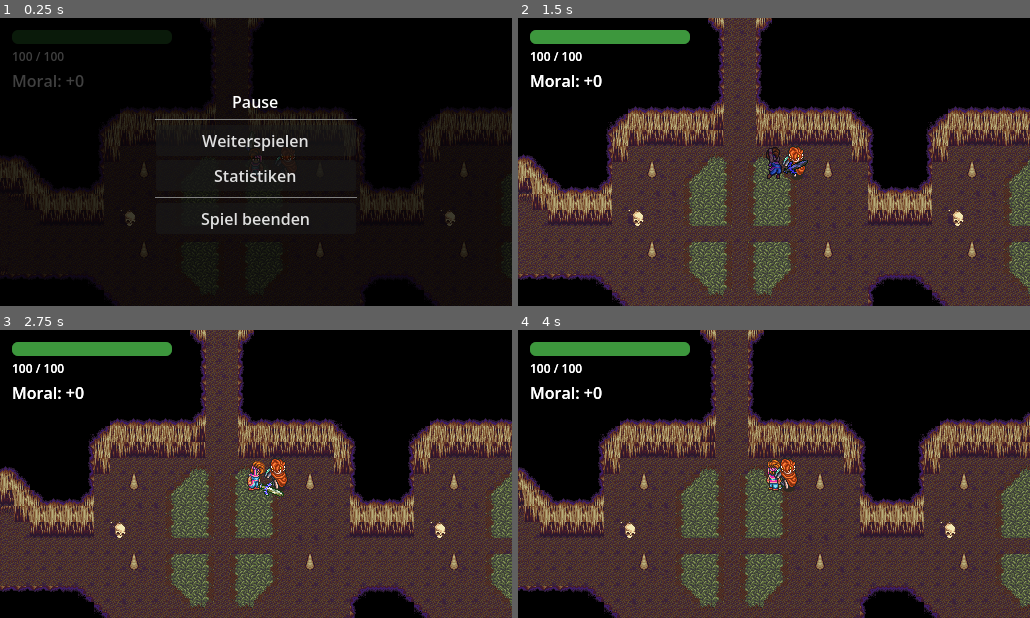
Above: before the commit, frames 1-4 (two rows, left to right).
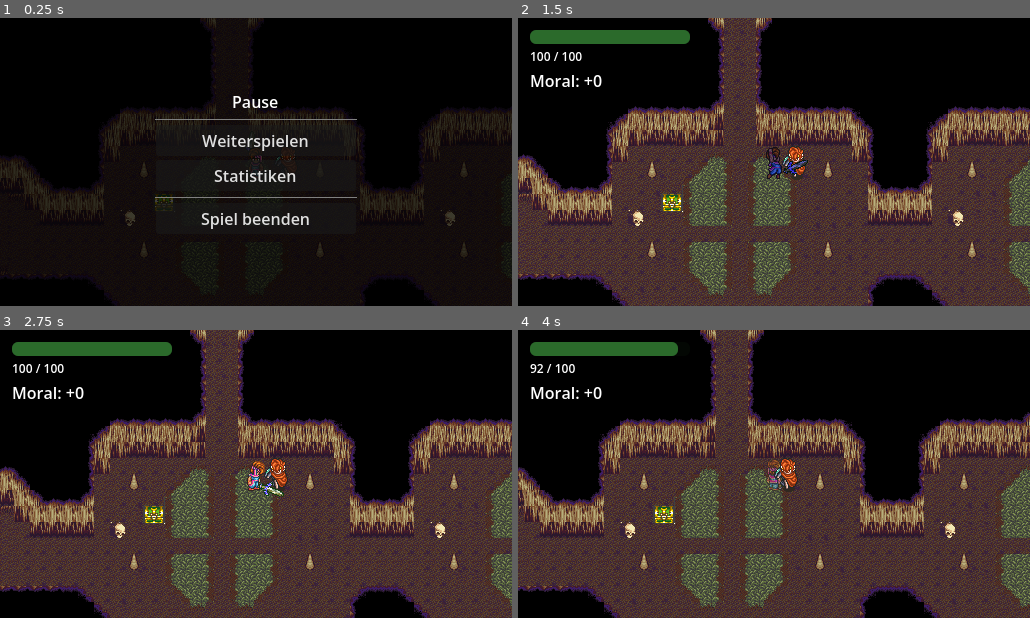
Above: after the commit, the same moments.

Repository: SpicyIcy1/Roguelike-Game
Game: Godot game, scene res://scenes/Main.tscn
Two runs of this game, one before a commit and one after it. Both use one fixed random seed, a clock stepped at 60 frames per second and the inputs below.
Inputs (mouse positions are in pixels of both pictures, inside the frame that each line leads up to):
- Up to frame 1 (0.25 s): no input
- Up to frame 2 (1.5 s): click "Weiterspielen" at 0.5 s; move the mouse to (886, 147) at 1.27 s; hold Right (ui_right) from 1.28 s (still down); tap Space (attack) at 1.35 s; click (886, 147) at 1.42 s
- Up to frame 3 (2.75 s): release Right (ui_right) at 2 s; tap Enter at 2 s; drag from (153, 488) to (276, 474) at 2.02 s
- Up to frame 4 (4 s): move the mouse to (825, 410) at 2.77 s; hold Right (ui_right) 2.78-3.5 s; tap E (Wurf einer Waffe) at 2.85 s; tap Space (attack) at 3.05 s; drag from (748, 531) to (620, 430) at 3.52 s

The runs differ from the first frame. In frame 1, 1.9% of the frame differs, in the area x 2-34%, y 4-67%; in frame 2, 2.0%; in frame 3, 2.0%; in frame 4, 2.3%, in the area x 2-52%, y 4-68%.

Commit message:
Truhe öffnen

Diff:
--- a/info/scenes/Truhe.tscn
+++ b/info/scenes/Truhe.tscn
@@ -3,10 +3,20 @@
 [ext_resource type="Texture2D" uid="uid://3dxgv7d4r3ht" path="res://assets/SNES_-_Secret_of_Mana_-_Miscellaneous_-_Stone_Trap_Chest.png" id="1_akijo"]
 [ext_resource type="Script" uid="uid://cmn4fpbk4xe21" path="res://scripts/truhe.gd" id="1_hyix3"]
 
-[node name="Truhe" type="Node2D" unique_id=702163131]
+[sub_resource type="RectangleShape2D" id="RectangleShape2D_pyrf1"]
+size = Vector2(20, 22)
+
+[node name="Truhe" type="CharacterBody2D" unique_id=890483686]
+collision_layer = 4
+collision_mask = 3
 script = ExtResource("1_hyix3")
 
 [node name="Sprite2D" type="Sprite2D" parent="." unique_id=869851555]
+position = Vector2(0, -2)
 texture = ExtResource("1_akijo")
 region_enabled = true
-region_rect = Rect2(20, 0, 20, 27)
+region_rect = Rect2(-0.60102844, 0, 21.06649, 27)
+
+[node name="CollisionShape2D" type="CollisionShape2D" parent="." unique_id=205767340]
+position = Vector2(0, 1)
+shape = SubResource("RectangleShape2D_pyrf1")
--- a/info/scenes/dungeon_0.tscn
+++ b/info/scenes/dungeon_0.tscn
@@ -4,6 +4,7 @@
 [ext_resource type="PackedScene" uid="uid://bb1y2i10x1132" path="res://scenes/map_generator.tscn" id="2_d47ov"]
 [ext_resource type="PackedScene" uid="uid://p15jcv2yafyu" path="res://scenes/Player.tscn" id="3_d47ov"]
 [ext_resource type="PackedScene" uid="uid://bamhsm1dml1lh" path="res://scenes/NPC_Anta.tscn" id="4_anta"]
+[ext_resource type="PackedScene" uid="uid://dud41l2b34fg6" path="res://scenes/Truhe.tscn" id="5_fbeyf"]
 
 [node name="Dungeon0" type="Node2D" unique_id=1670368270]
 script = ExtResource("1_64giy")
@@ -16,5 +17,8 @@
 [node name="Player" parent="." unique_id=1294629943 instance=ExtResource("3_d47ov")]
 position = Vector2(184, 96)
 
-[node name="NPC_Anta" parent="." instance=ExtResource("4_anta")]
+[node name="NPC_Anta" parent="." unique_id=243851171 instance=ExtResource("4_anta")]
 position = Vector2(216, 96)
+
+[node name="Truhe" parent="." unique_id=702163131 instance=ExtResource("5_fbeyf")]
+position = Vector2(92, 135)
--- a/info/scenes/rooms/Room_8.tscn
+++ b/info/scenes/rooms/Room_8.tscn
@@ -3,7 +3,6 @@
 [ext_resource type="TileSet" uid="uid://bj18vugqpe2c" path="res://assets/tilesets/dungeon0.tres" id="1_mxolh"]
 [ext_resource type="Script" uid="uid://dfm8g0ls2ytmf" path="res://scripts/Tools/BoundingBox.gd" id="2_aekuj"]
 [ext_resource type="PackedScene" uid="uid://dsu7swbi3xbg8" path="res://scenes/DragonWorm/dragon_worm.tscn" id="3_u42os"]
-[ext_resource type="PackedScene" uid="uid://p15jcv2yafyu" path="res://scenes/Player.tscn" id="4_4hyy2"]
 
 [sub_resource type="NavigationPolygon" id="NavigationPolygon_4hyy2"]
 vertices = PackedVector2Array(-107.3125, 161.45313, -106, 160.14063, -106, 170, 150, 185.61719, 150, 252.96875, 139.007 …(893 unchanged characters)…
@@ -31,6 +30,3 @@
 
 [node name="Exit_N" type="Marker2D" parent="Exits" unique_id=680431097]
 position = Vector2(-16, -184)
-
-[node name="Player" parent="." unique_id=1294629943 instance=ExtResource("4_4hyy2")]
-position = Vector2(74, 246)
--- a/info/scripts/truhe.gd
+++ b/info/scripts/truhe.gd
@@ -1,9 +1,16 @@
-extends Node2D
+extends Entity
 
 var opened = false
 
+func take_damage(amount: float) -> void:
+	if not opened:
+		open()
+		opened = true
+
+
 func open():
 	$Sprite2D.region_rect = Rect2(Vector2(20,0), Vector2(20,27))
+	PlayerData.add_morality(5)
 
 func close():
 	$Sprite2D.region_rect = Rect2(Vector2(0,0), Vector2(20,27))
